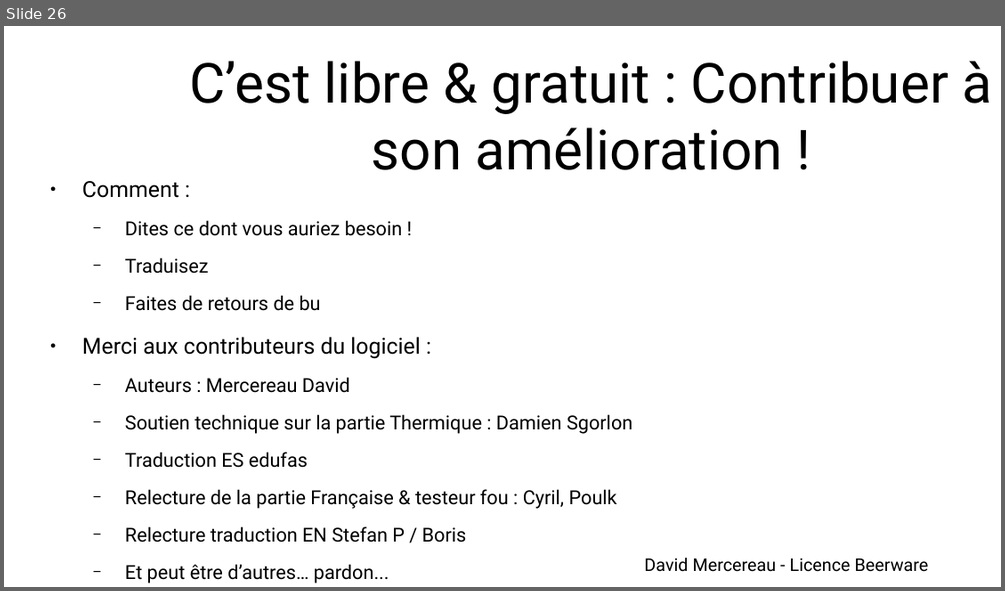
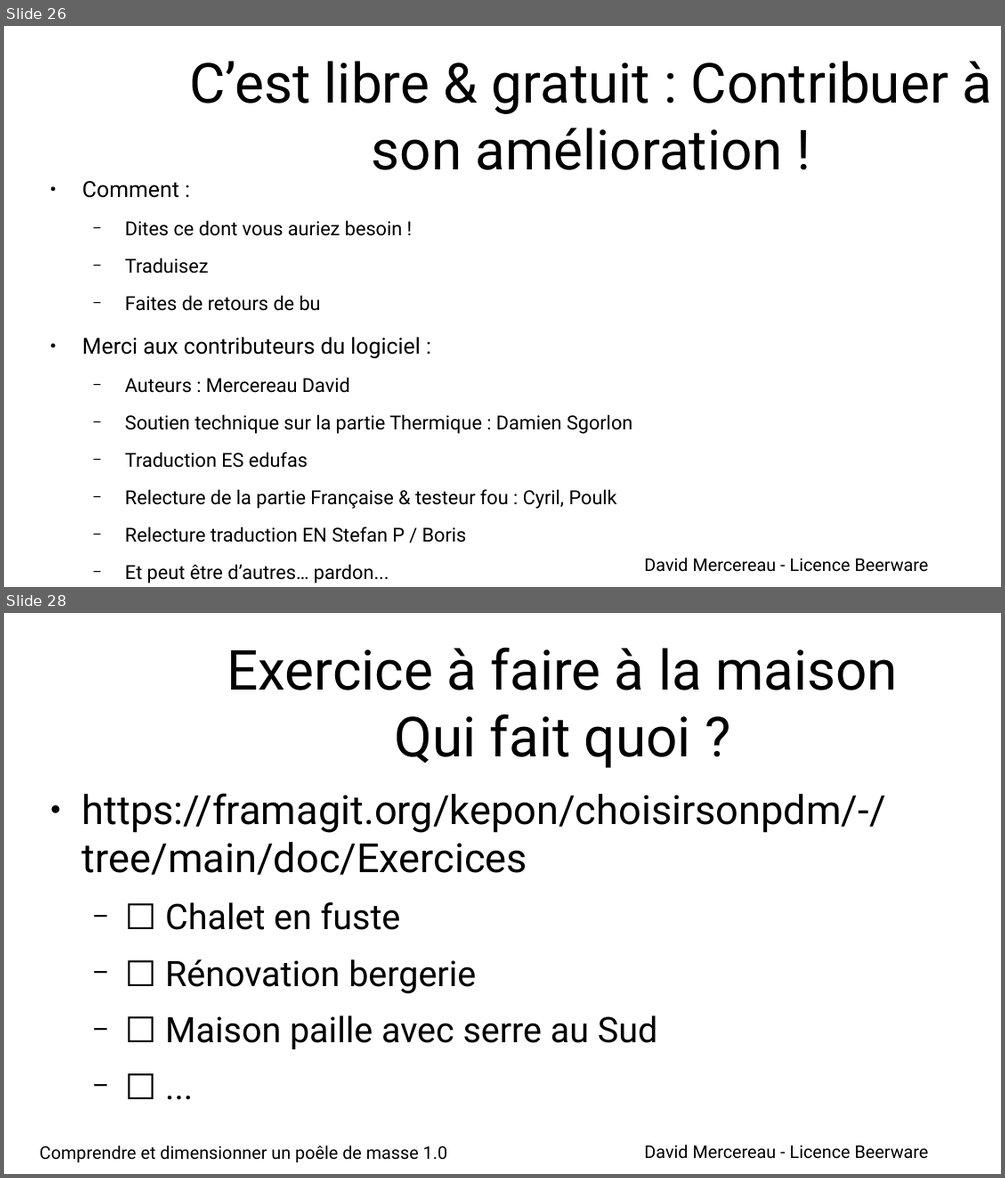
Before and after one commit to kepon85/choisirsonpdm, a slide deck: doc/Présentation-AFPMA-mardiFormation.odp. Shown one above the other, each under a label of ours: slide 26 before the commit, slides 26 and 28 after it; the slides between them are not shown. The pictures are 1005x591 and 1005x1178 pixels, drawn with LibreOffice and Linux fonts; fonts in the diff are those of the drawing; background and template pictures are left out. Boxes give left, top, right and bottom in pixels: in the first picture for what was removed or moved away, otherwise in the second. Text is boxed around its words. In the diff, an @@ line names an element or a change of style, - is before the commit and + after.

```diff
--- a/doc/Présentation-AFPMA-mardiFormation.odp
+++ b/doc/Présentation-AFPMA-mardiFormation.odp
@@ slide 28 added at bbox=[4, 613, 1001, 1174], background #FFFFFF; not listed: 1 template element that a slide beside it also shows @@
@@ title added at bbox=[227, 647, 898, 768], 44 pt, text #000000 @@
+Exercice à faire à la maison
+Qui fait quoi ?
@@ text added at bbox=[82, 793, 886, 1049], 32 pt, text #000000 @@
+● https://framagit.org/kepon/choisirsonpdm/-/tree/main/doc/Exercices
+  − ☐ Chalet en fuste
+  − ☐ Rénovation bergerie
+  − ☐ Maison paille avec serre au Sud
+  − ☐ ...
@@ text added at bbox=[40, 1145, 447, 1162], 14 pt, text #000000 @@
+Comprendre et dimensionner un poêle de masse 1.0
```
Also in this commit, not shown: 13 slides changed, 2 other slides added, 2 slides removed, 2 other files.
